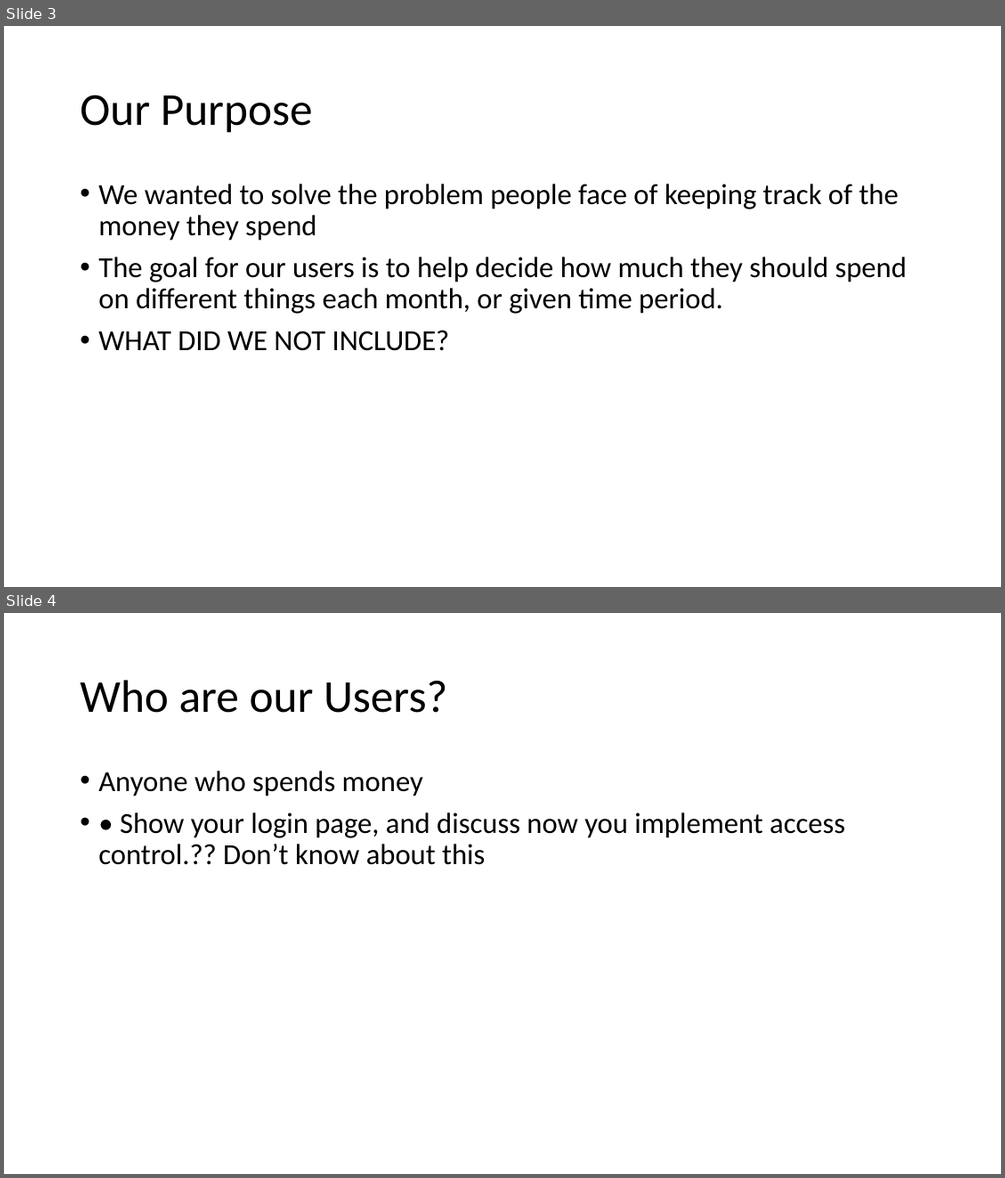
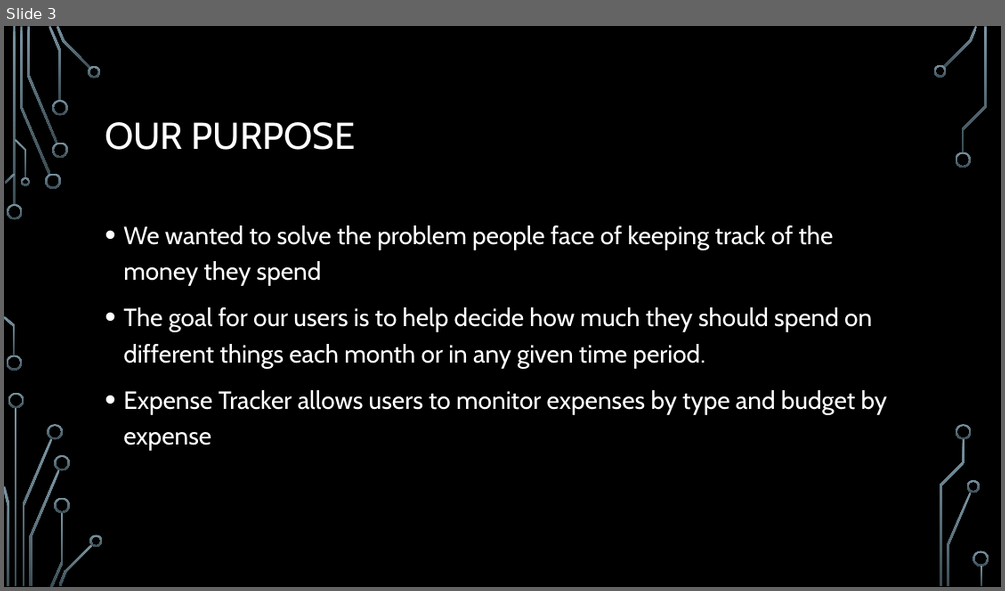
Before and after one commit to alittleton98/COMP-353-Project---Expense-Tracker, a slide deck: documentation/353FinalPresentation.pptx. Shown one above the other, each under a label of ours: slides 3 and 4 before the commit, slide 3 after it. The pictures are 1005x1178 and 1005x591 pixels, drawn with LibreOffice and Linux fonts; fonts in the diff are those of the drawing; background and template pictures are left out. Boxes give left, top, right and bottom in pixels: in the first picture for what was removed or moved away, otherwise in the second. Text is boxed around its words. In the diff, an @@ line names an element or a change of style, - is before the commit and + after.

```diff
--- a/documentation/353FinalPresentation.pptx
+++ b/documentation/353FinalPresentation.pptx
@@ slide 4 removed at (4, 613, 1001, 1174), background #FFFFFF @@
@@ title removed at (80, 680, 447, 713) @@
-Who are our Users?
@@ text removed at (98, 771, 845, 865) @@
-• Anyone who spends money
-• • Show your login page, and discuss now you implement access control.?? Don’t know about this
@@ slide 3 changed as well @@
@@ background #FFFFFF to picture (left out) @@
@@ title at (105, 122, 356, 150): text changed; size 44 to 36 pt; font Calibri to Cabin; text colour #000000 to #FFFFFF @@
-Our Purpose
+OUR PURPOSE
@@ text "We wanted to solve the ...": place and size @@
-text "We wanted to solve the ..." at (98, 184, 906, 351)
+text "We wanted to solve the ..." at (123, 225, 887, 450)
@@ text at (123, 225, 833, 286): size 28 to 24 pt, font Calibri to Cabin, text colour #000000 to #FFFFFF in "We wanted to solve the problem people ..."; line spacing 0.9 to 1.2 @@
@@ text at (123, 307, 887, 450): text changed; size 28 to 24 pt; font Calibri to Cabin; text colour #000000 to #FFFFFF @@
-• The goal for our users is to help decide how much they should spend on different things each month, or given time period.
-• WHAT DID WE NOT INCLUDE?
+• The goal for our users is to help decide how much they should spend on different things each month or in any given time period.
+• Expense Tracker allows users to monitor expenses by type and budget by expense
@@ group added at (4, 26, 989, 587): 33 freeform shapes, 3 rectangles @@
```
Also in this commit, not shown: 3 other slides changed, 8 slides added, 3 other slides removed, 3 other files.
